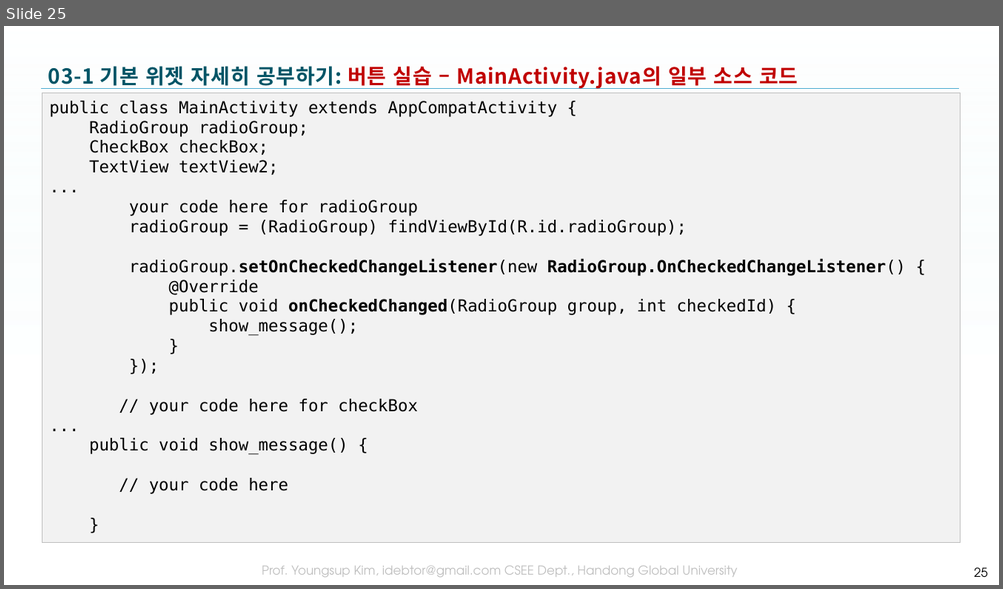
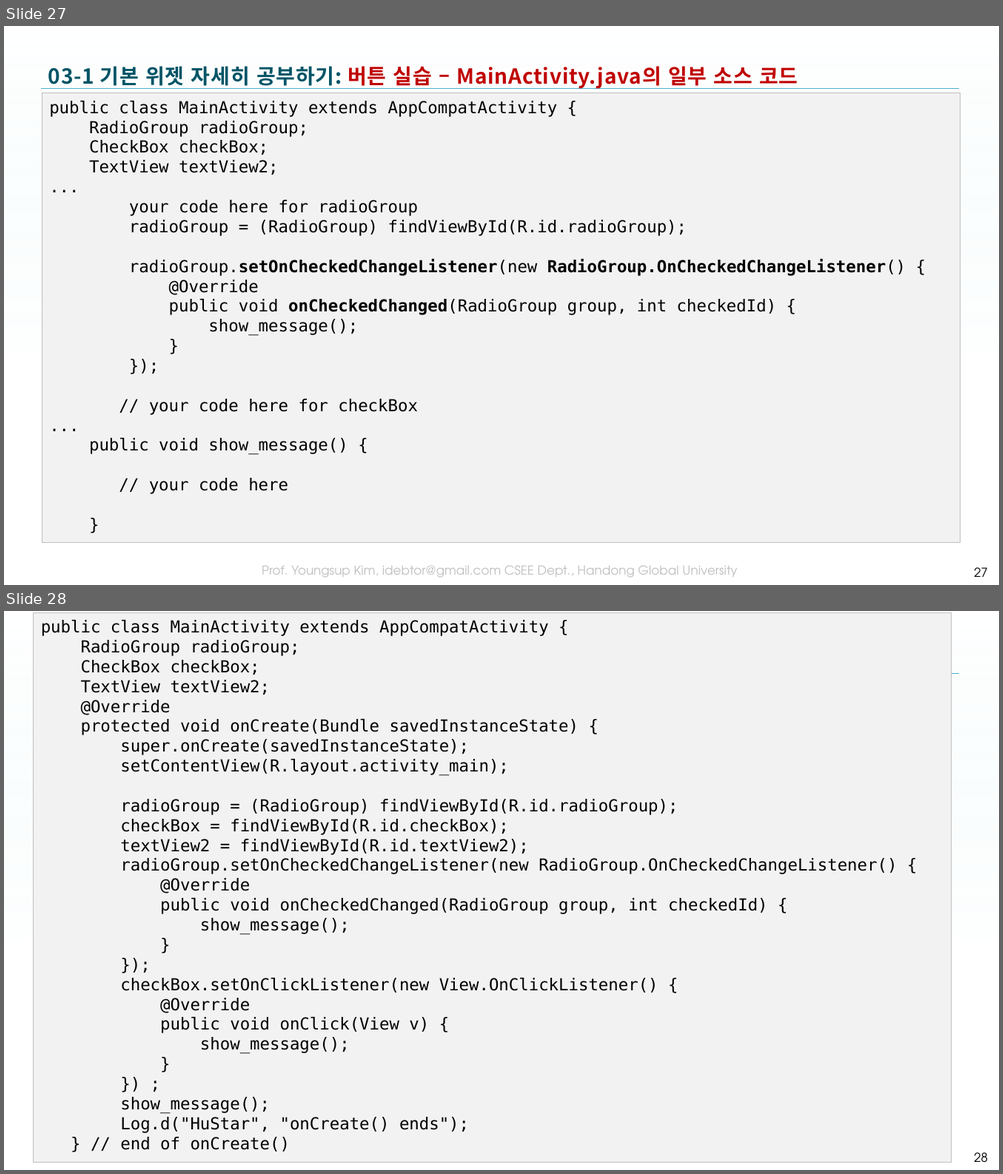
Before and after one commit to tae7841/HuStarAS, a slide deck: ppts/03Widget.pptx. Shown one above the other, each under a label of ours: slide 25 before the commit, slides 27 and 28 after it. The pictures are 1003x589 and 1003x1174 pixels, drawn with LibreOffice and Linux fonts; fonts in the diff are those of the drawing; background and template pictures are left out. Boxes give left, top, right and bottom in pixels: in the first picture for what was removed or moved away, otherwise in the second. Text is boxed around its words. In the diff, an @@ line names an element or a change of style, - is before the commit and + after.

```diff
--- a/ppts/03Widget.pptx
+++ b/ppts/03Widget.pptx
@@ slide 28 added at <box>4,611,999,1170</box>, background picture (left out); not listed: 3 template elements that a slide beside it also shows @@
@@ rectangle added at <box>34,612,951,1162</box>, fill #F2F2F2, outline #BFBFBF 0.75 pt, 16 pt, text #000000 @@
+public class MainActivity extends AppCompatActivity {
+RadioGroup radioGroup;
+CheckBox checkBox;
+TextView textView2;
+@Override
+protected void onCreate(Bundle savedInstanceState) {
+super.onCreate(savedInstanceState);
+setContentView(R.layout.activity_main);
+radioGroup = (RadioGroup) findViewById(R.id.radioGroup);
+checkBox = findViewById(R.id.checkBox);
+textView2 = findViewById(R.id.textView2);
+radioGroup.setOnCheckedChangeListener(new RadioGroup.OnCheckedChangeListener() {
+@Override
+public void onCheckedChanged(RadioGroup group, int checkedId) {
+show_message();
+}
+});
+checkBox.setOnClickListener(new View.OnClickListener() {
+@Override
+public void onClick(View v) {
+show_message();
+}
+}) ;
+show_message();
+Log.d("HuStar", "onCreate() ends");
+} // end of onCreate()
@@ title added at <box>48,648,341,673</box>, 20 pt, text #C00000, bold @@
+03-1 기본 위젯 자세히 공부하기: 버튼 실습 – MainActivity.java의 일부 소스 코드
@@ page number added at <box>973,1153,987,1162</box>, 12 pt, text #000000 @@
+28
@@ what was slide 25 is now slide 27 @@
@@ page number at <box>973,568,987,577</box>: text changed @@
-25
+27
```
Also in this commit, not shown: 12 slides changed, 6 other slides added, 3 slides removed, 34 other files.
